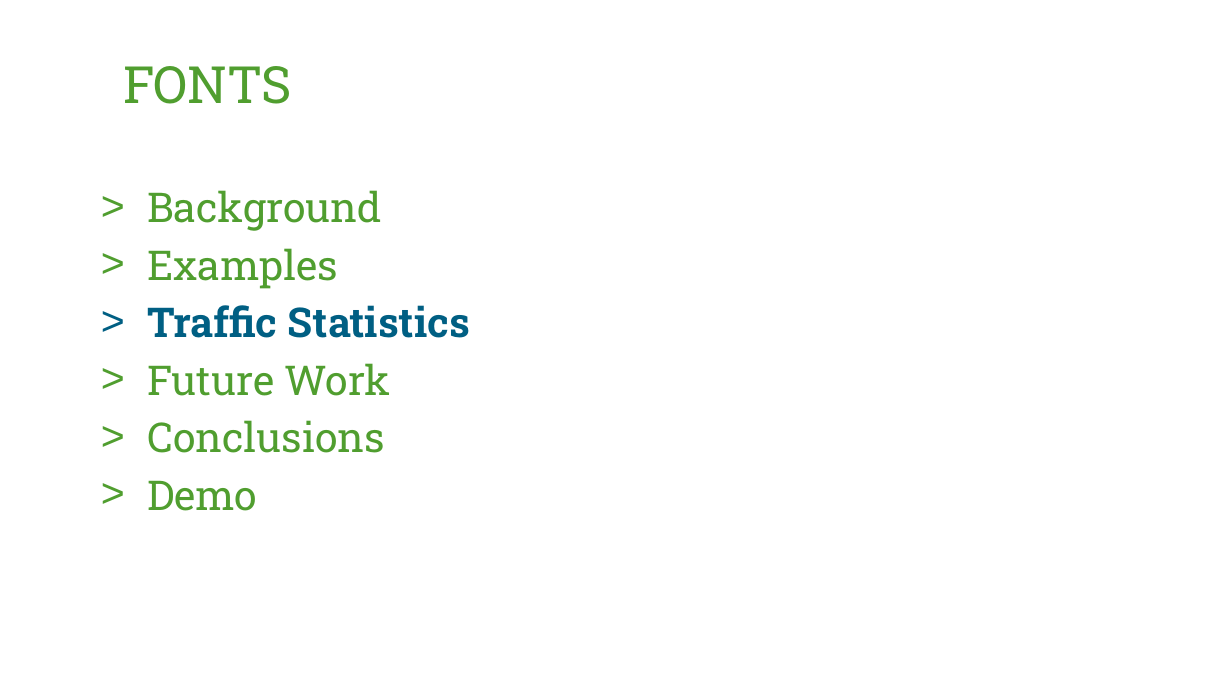
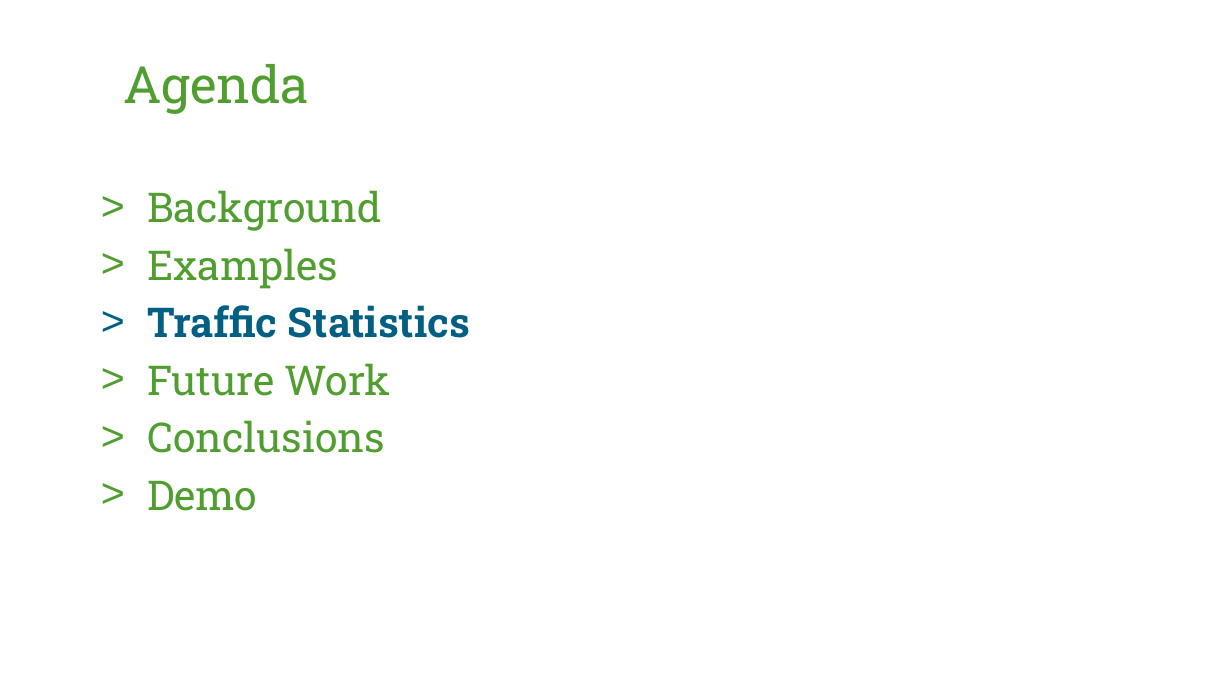
Before and after one commit to stewythe1st/AODV-Matlab, a slide deck: slide 16 of doc/presentation.pptx. Drawn at 1232x693 pixels with LibreOffice and Linux fonts; fonts in the diff are those of the drawing; background and template pictures are left out. Boxes give left, top, right and bottom in pixels: in the first picture for what was removed or moved away, otherwise in the second. Text is boxed around its words. In the diff, an @@ line names an element or a change of style, - is before the commit and + after.

Commit message:
Fixed agenda label in presentation.

```diff
--- a/doc/presentation.pptx
+++ b/doc/presentation.pptx
@@ text at (123,64,309,114): text changed @@
-FONTS
+Agenda
```
Also in this commit, not shown: 4 other slides changed, 1 other file.
